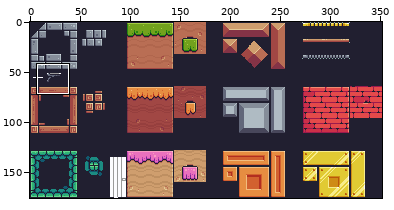
Edited in one commit: sprite sheet (tiled_map/terrain.png). Above: a wide view before the commit, with the close-up outlined.
Close-up. As it was:
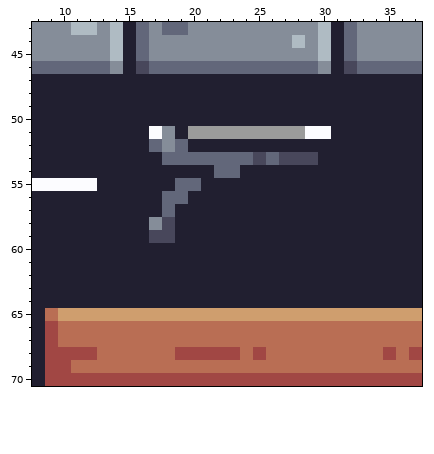
The file is 352x176 pixels. Colours within 5 levels of each other are drawn and written as one. Shown: x 8..37, y 43..70.
The same view after the edit:
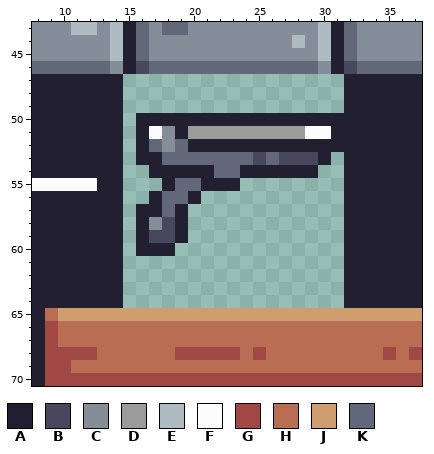
Palette (. is transparent): A #211f30  B #48475b  C #858d99  D #9b9b9b  E #afbbc3  F #fcfcff  G #a14744  H #b96e54  J #cf9e6e  K #62677a
Commit message: Updated the terrain and added smooth scroll
From old to new:
@@ x 13..33 @@
 46 KCABKKKKKKKKKKKKKCABK
-47 AAAAAAAAAAAAAAAAAAAAA
-48 AAAAAAAAAAAAAAAAAAAAA
-49 AAAAAAAAAAAAAAAAAAAAA
-50 AAAAAAAAAAAAAAAAAAAAA
-51 AAAAFCADDDDDDDDDFFAAA
-52 AAAAKCKAAAAAAAAAAAAAA
-53 AAAAAKKKKKKKBKBBBAAAA
-54 AAAAAAAAAKKAAAAAAAAAA
-55 AAAAAAKKAAAAAAAAAAAAA
-56 AAAAAKKAAAAAAAAAAAAAA
-57 AAAAAKAAAAAAAAAAAAAAA
-58 AAAACBAAAAAAAAAAAAAAA
-59 AAAABBAAAAAAAAAAAAAAA
-60 AAAAAAAAAAAAAAAAAAAAA
-61 AAAAAAAAAAAAAAAAAAAAA
-62 AAAAAAAAAAAAAAAAAAAAA
-63 AAAAAAAAAAAAAAAAAAAAA
-64 AAAAAAAAAAAAAAAAAAAAA
+47 AA.................AA
+48 AA.................AA
+49 AA.................AA
+50 AA.AAAAAAAAAAAAAAAAAA
+51 AA.AFCADDDDDDDDDFFAAA
+52 AA.AKCKAAAAAAAAAAAAAA
+53 AA.AAKKKKKKKBKBBBA.AA
+54 AA..AAAAAKKAAAAAA..AA
+55 AA...AKKAAA........AA
+56 AA..AKKA...........AA
+57 AA.AAKA............AA
+58 AA.ACBA............AA
+59 AA.ABBA............AA
+60 AA.AAA.............AA
+61 AA.................AA
+62 AA.................AA
+63 AA.................AA
+64 AA.................AA
 65 JJJJJJJJJJJJJJJJJJJJJ
Changed places in both close-ups, as pixel boxes (x1, y1, x2, y2):
erased: (123, 74, 344, 308)
